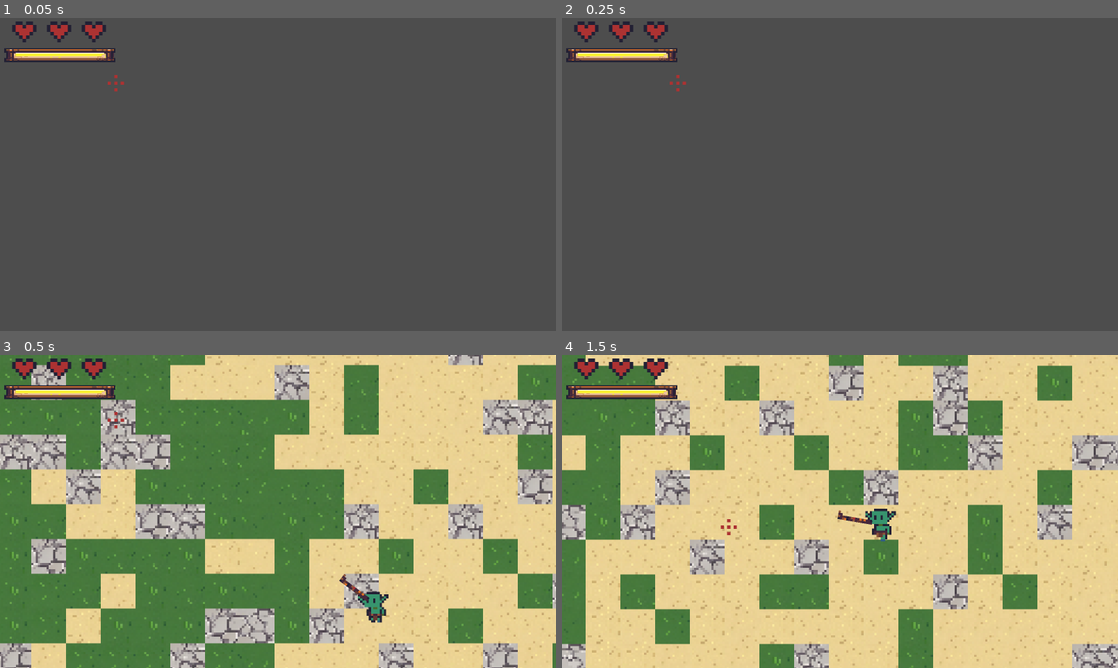
Above: before the commit, frames 1-4 (two rows, left to right).
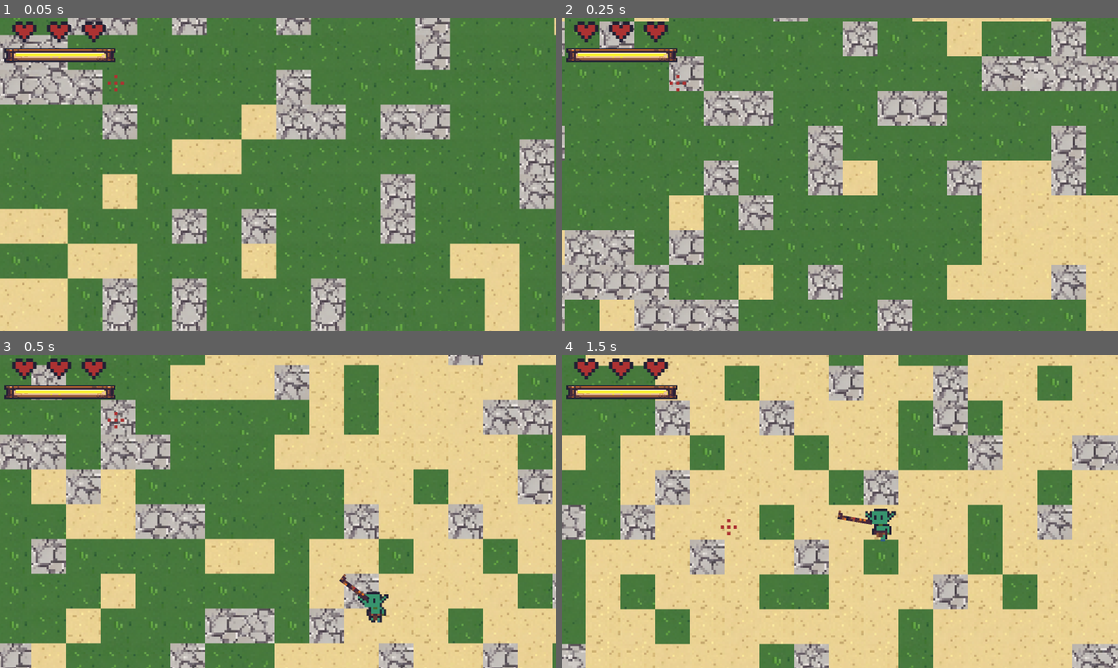
Above: after the commit, the same moments.

Repository: futurediffusion/nuclear-sand-box
Game: Godot game, scene res://scenes/main.tscn
Same seed, same stepped clock (60 frames per second), same inputs: the game is played once before the commit and once after it. The project has no main scene, so this scene is started directly. Sound files missing from this copy of the repository are replaced by a short silence.
Inputs (mouse positions are in pixels of both pictures, inside the frame that each line leads up to):
- Up to frame 1 (0.05 s): no input
- Up to frame 2 (0.25 s): no input
- Up to frame 3 (0.5 s): no input
- Up to frame 4 (1.5 s): tap Enter at 0.5 s; move the mouse to (962, 495) at 0.52 s; hold Right (move_right) 0.53-1.28 s; click (962, 495) at 0.6 s; move the mouse to (728, 527) at 1.27 s; hold Down (move_down) from 1.28 s (still down); right-click (728, 527) at 1.35 s

The runs differ from the first frame. In frame 1, 97% of the frame differs, in the area x 0-100%, y 0-100%; in frame 2, 97%; in frame 3, nothing differs; in frame 4, nothing differs.

Commit message:
Harden chunk spawn validation and tile occupancy

Diff:
--- a/scripts/world/world.gd
+++ b/scripts/world/world.gd
@@ -79,7 +79,7 @@
 
 	if not player:
 		return
-	var pchunk := world_to_chunk(player.position)
+	var pchunk := world_to_chunk(player.global_position)
 	if pchunk != current_player_chunk:
 		current_player_chunk = pchunk
 		update_chunks(pchunk)
@@ -87,7 +87,7 @@
 # ─── Chunk logic ────────────────────────────────────────────────
 
 func world_to_chunk(pos: Vector2) -> Vector2i:
-	var tile_pos = tilemap.local_to_map(pos)
+	var tile_pos = tilemap.local_to_map(tilemap.to_local(pos))
 	return Vector2i(tile_pos.x / chunk_size, tile_pos.y / chunk_size)
 
 func update_chunks(center: Vector2i) -> void:
@@ -189,6 +189,8 @@
 const INVALID_SPAWN_TILE := Vector2i(999999, 999999)
 const SAFE_PLAYER_SPAWN_RADIUS_TILES := 6
 const SPAWN_MAX_TRIES := 30
+const COPPER_FOOTPRINT_RADIUS_TILES := 0
+const CAMP_FOOTPRINT_RADIUS_TILES := 2
 
 func spawn_entities_in_chunk(chunk_pos: Vector2i) -> void:
 	if not chunk_save.has(chunk_pos):
@@ -228,10 +230,14 @@
 	if player:
 		player_tile = _world_to_tile(player.global_position)
 
+	var copper_spawn_failed_logged := false
+
 	for i in range(attempts):
-		var tpos: Vector2i = _find_valid_spawn_tile(chunk_pos, player_tile, SAFE_PLAYER_SPAWN_RADIUS_TILES, SPAWN_MAX_TRIES, rng)
+		var tpos: Vector2i = _find_valid_spawn_tile(chunk_pos, player_tile, SAFE_PLAYER_SPAWN_RADIUS_TILES, SPAWN_MAX_TRIES, rng, COPPER_FOOTPRINT_RADIUS_TILES)
 		if tpos == INVALID_SPAWN_TILE:
-			print("Spawn cobre cancelado: no hay espacio en chunk ", chunk_pos)
+			if not copper_spawn_failed_logged:
+				print("Spawn cobre cancelado: no hay espacio en chunk ", chunk_pos)
+				copper_spawn_failed_logged = true
 			continue
 
 		# regla distancia (la mayoría lejos)
@@ -257,7 +263,7 @@
 			"tile": tpos,
 			"remaining": -1
 		})
-		_mark_tile_occupied(chunk_pos, tpos)
+		_mark_footprint_occupied(chunk_pos, tpos, COPPER_FOOTPRINT_RADIUS_TILES)
 		copper_positions.append(tpos)
 
 	# -----------------------------
@@ -275,22 +281,23 @@
 		var copper_tile := copper_positions[idx]
 
 		var camp_tile := _find_nearby_tile(rng, copper_tile, 6, 14) # cerca (6-14 tiles)
-		if camp_tile == Vector2i(-999, -999):
-			continue
-		if not _is_spawn_tile_valid(chunk_pos, camp_tile, player_tile, SAFE_PLAYER_SPAWN_RADIUS_TILES):
+		if camp_tile == INVALID_SPAWN_TILE:
+			continue
+		if not _is_spawn_tile_valid(chunk_pos, camp_tile, player_tile, SAFE_PLAYER_SPAWN_RADIUS_TILES, CAMP_FOOTPRINT_RADIUS_TILES):
 			continue
 
 		chunk_save[chunk_pos]["camps"].append({
 			"tile": camp_tile
 		})
-		_mark_tile_occupied(chunk_pos, camp_tile)
+		_mark_footprint_occupied(chunk_pos, camp_tile, CAMP_FOOTPRINT_RADIUS_TILES)
 
 	# (B) Algunos campamentos random (NO cerca del cobre)
 	var random_camps := rng.randi_range(0, 2) # 0-1 campamentos extra por chunk
+	var camp_spawn_failed_logged := false
 	for r in range(random_camps):
 		var try_tile: Vector2i = INVALID_SPAWN_TILE
 		for i in range(SPAWN_MAX_TRIES):
-			var candidate: Vector2i = _find_valid_spawn_tile(chunk_pos, player_tile, SAFE_PLAYER_SPAWN_RADIUS_TILES, SPAWN_MAX_TRIES, rng)
+			var candidate: Vector2i = _find_valid_spawn_tile(chunk_pos, player_tile, SAFE_PLAYER_SPAWN_RADIUS_TILES, SPAWN_MAX_TRIES, rng, CAMP_FOOTPRINT_RADIUS_TILES)
 			if candidate == INVALID_SPAWN_TILE:
 				break
 			if not _is_close_to_any(candidate, copper_positions, 10):
@@ -298,14 +305,16 @@
 				break
 
 		if try_tile == INVALID_SPAWN_TILE:
-			print("Spawn campamento cancelado: no hay espacio en chunk ", chunk_pos)
+			if not camp_spawn_failed_logged:
+				print("Spawn campamento cancelado: no hay espacio en chunk ", chunk_pos)
+				camp_spawn_failed_logged = true
 			continue
 
 		# evitar spawn muy cerca del cobre
 		chunk_save[chunk_pos]["camps"].append({
 			"tile": try_tile
 		})
-		_mark_tile_occupied(chunk_pos, try_tile)
+		_mark_footprint_occupied(chunk_pos, try_tile, CAMP_FOOTPRINT_RADIUS_TILES)
 
 func load_chunk_entities(chunk_pos: Vector2i) -> void:
 	chunk_entities[chunk_pos] = []
@@ -335,52 +344,73 @@
 		camp.set("bandit_scene", bandit_scene)
 
 func _world_to_tile(world_pos: Vector2) -> Vector2i:
-	return tilemap.local_to_map(world_pos)
+	return tilemap.local_to_map(tilemap.to_local(world_pos))
 
 func _get_random_tile_in_chunk(chunk_key: Vector2i, rng: RandomNumberGenerator) -> Vector2i:
 	var tx: int = rng.randi_range(chunk_key.x * chunk_size, chunk_key.x * chunk_size + chunk_size - 1)
 	var ty: int = rng.randi_range(chunk_key.y * chunk_size, chunk_key.y * chunk_size + chunk_size - 1)
 	return Vector2i(tx, ty)
 
-func _is_spawn_tile_valid(chunk_key: Vector2i, tile_pos: Vector2i, player_tile: Vector2i, safe_radius_tiles: int) -> bool:
+func _is_spawn_tile_valid(chunk_key: Vector2i, tile_pos: Vector2i, player_tile: Vector2i, safe_radius_tiles: int, footprint_radius_tiles: int = 0) -> bool:
+	if tile_pos == INVALID_SPAWN_TILE:
+		return false
+
 	if tile_pos.x < 0 or tile_pos.x >= width or tile_pos.y < 0 or tile_pos.y >= height:
 		return false
 
-	if tile_pos.distance_to(player_tile) <= float(safe_radius_tiles):
-		return false
-
-	var occ: Dictionary = chunk_occupied_tiles.get(chunk_key, {})
-	if occ.has(tile_pos):
-		return false
+	for oy in range(-footprint_radius_tiles, footprint_radius_tiles + 1):
+		for ox in range(-footprint_radius_tiles, footprint_radius_tiles + 1):
+			var probe := tile_pos + Vector2i(ox, oy)
+
+			if probe.x < 0 or probe.x >= width or probe.y < 0 or probe.y >= height:
+				return false
+
+			if probe.distance_to(player_tile) <= float(safe_radius_tiles):
+				return false
+
+			var occ: Dictionary = chunk_occupied_tiles.get(chunk_key, {})
+			if occ.has(probe):
+				return false
 
 	return true
 
-func _find_valid_spawn_tile(chunk_key: Vector2i, player_tile: Vector2i, safe_radius_tiles: int, max_tries: int, rng: RandomNumberGenerator) -> Vector2i:
+func _find_valid_spawn_tile(chunk_key: Vector2i, player_tile: Vector2i, safe_radius_tiles: int, max_tries: int, rng: RandomNumberGenerator, footprint_radius_tiles: int = 0) -> Vector2i:
 	var tries: int = 0
 	while tries < max_tries:
 		var candidate: Vector2i = _get_random_tile_in_chunk(chunk_key, rng)
-		if _is_spawn_tile_valid(chunk_key, candidate, player_tile, safe_radius_tiles):
+		if _is_spawn_tile_valid(chunk_key, candidate, player_tile, safe_radius_tiles, footprint_radius_tiles):
 			return candidate
 		tries += 1
 
 	return INVALID_SPAWN_TILE
 
 func _mark_tile_occupied(chunk_key: Vector2i, tile_pos: Vector2i) -> void:
+	if tile_pos == INVALID_SPAWN_TILE:
+		return
+
 	if not chunk_occupied_tiles.has(chunk_key):
 		chunk_occupied_tiles[chunk_key] = {}
 	var occ: Dictionary = chunk_occupied_tiles[chunk_key]
 	occ[tile_pos] = true
 
+func _mark_footprint_occupied(chunk_key: Vector2i, tile_pos: Vector2i, footprint_radius_tiles: int) -> void:
+	if tile_pos == INVALID_SPAWN_TILE:
+		return
+
+	for oy in range(-footprint_radius_tiles, footprint_radius_tiles + 1):
+		for ox in range(-footprint_radius_tiles, footprint_radius_tiles + 1):
+			_mark_tile_occupied(chunk_key, tile_pos + Vector2i(ox, oy))
+
 func _rebuild_chunk_occupied_tiles(chunk_key: Vector2i) -> void:
 	chunk_occupied_tiles[chunk_key] = {}
 	if not chunk_save.has(chunk_key):
 		return
 
 	for d in chunk_save[chunk_key]["ores"]:
-		_mark_tile_occupied(chunk_key, d["tile"])
+		_mark_footprint_occupied(chunk_key, d["tile"], COPPER_FOOTPRINT_RADIUS_TILES)
 
 	for c in chunk_save[chunk_key]["camps"]:
-		_mark_tile_occupied(chunk_key, c["tile"])
+		_mark_footprint_occupied(chunk_key, c["tile"], CAMP_FOOTPRINT_RADIUS_TILES)
 
 func unload_chunk_entities(chunk_pos: Vector2i) -> void:
 	if not chunk_entities.has(chunk_pos):
@@ -391,7 +421,7 @@
 
 		for e in chunk_entities[chunk_pos]:
 			if is_instance_valid(e) and e is CopperOre:
-				var tile := tilemap.local_to_map(e.global_position)
+				var tile := _world_to_tile(e.global_position)
 				for d in ore_list:
 					if d["tile"] == tile:
 						d["remaining"] = int(e.get("remaining"))
@@ -438,7 +468,7 @@
 
 		return t
 
-	return Vector2i(-999, -999)
+	return INVALID_SPAWN_TILE
 
 func _is_close_to_any(p: Vector2i, points: Array[Vector2i], max_dist: int) -> bool:
 	for q in points:
